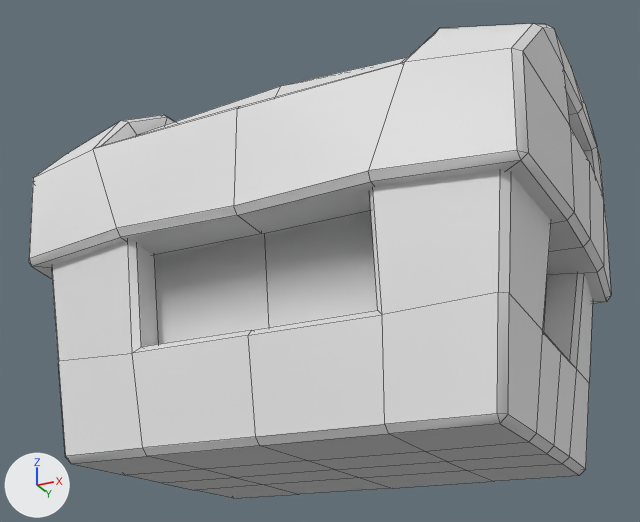
The FBX model Assets/Props/Chest/GO_Chest_LOD0.fbx: old version first, new version second.
One viewpoint serves both versions: a camera (50 mm lens) standing at (0.38, -0.794, -0.135) and looking at (-0.013, -0.007, 0.219). Arrows for +X, +Y and +Z are at lower left; the lights stay in place. Mesh edges are drawn as thin lines. Objects named as collision shapes, trigger or cutter boxes, shadow casters or lower levels of detail are left out. Where no turn or scale is listed for an object, it has been applied to the vertices.

Names of what the first picture shows: 'GO_Chest_LOD0'.
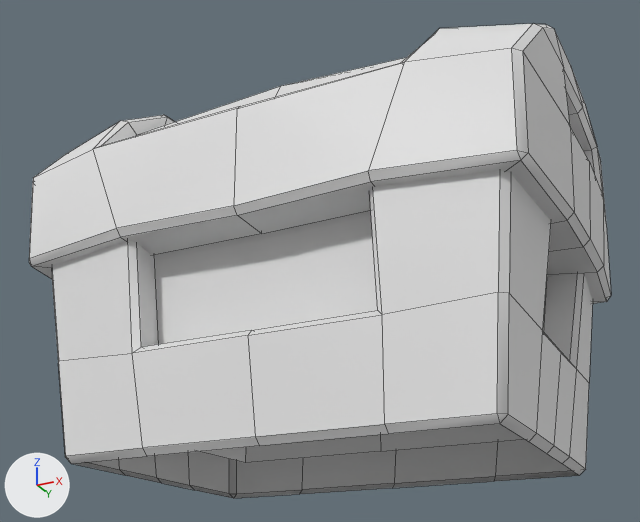
Pixel boxes (x1, y1, x2, y2) of what changed, in the pictures (640 x 522 px):
part 1 of me_cube_005, cut back: before (71, 210, 579, 498); after (154, 210, 378, 344)

The change in detail:
me_cube_005 is used by ob_go_chest_lod0; location (0.0, 0.0, 0.0).
me_cube_005 had 385 vertices, 386 faces and spanned x -0.273..0.273, y -0.204..0.214, z 0.0..0.413.
me_cube_005 now has 376 vertices, 369 faces and spans x -0.273..0.273, y -0.204..0.214, z 0.0..0.413.
Part 1, on me_cube_005:
9 vertices are removed from x -0.114..0.114, y -0.06..0.06, z 0.0.
18 faces are deleted.
1 new face joins them.
